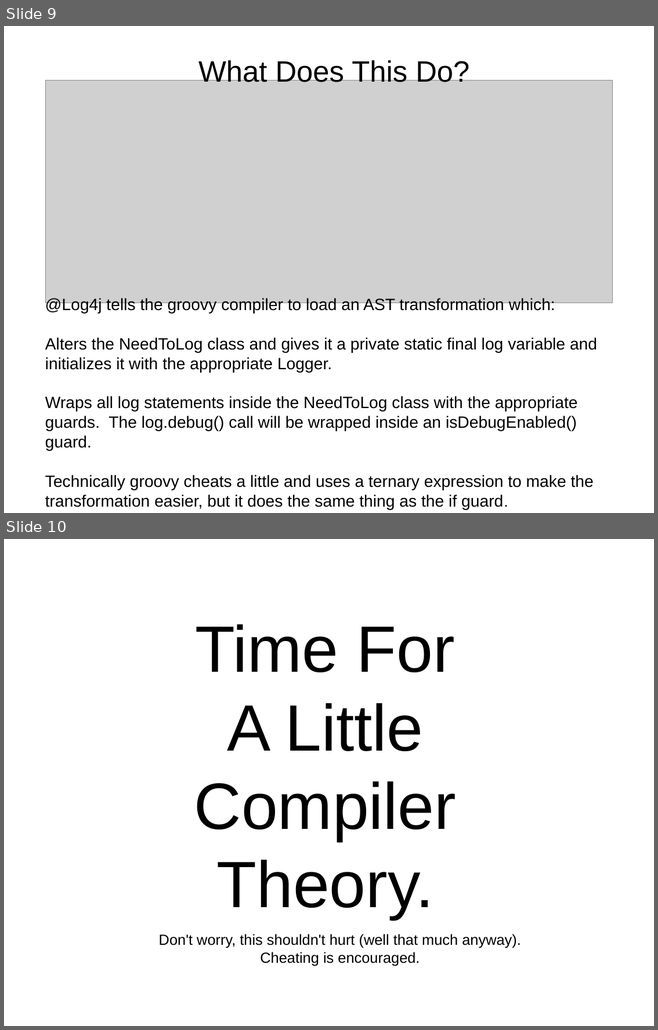
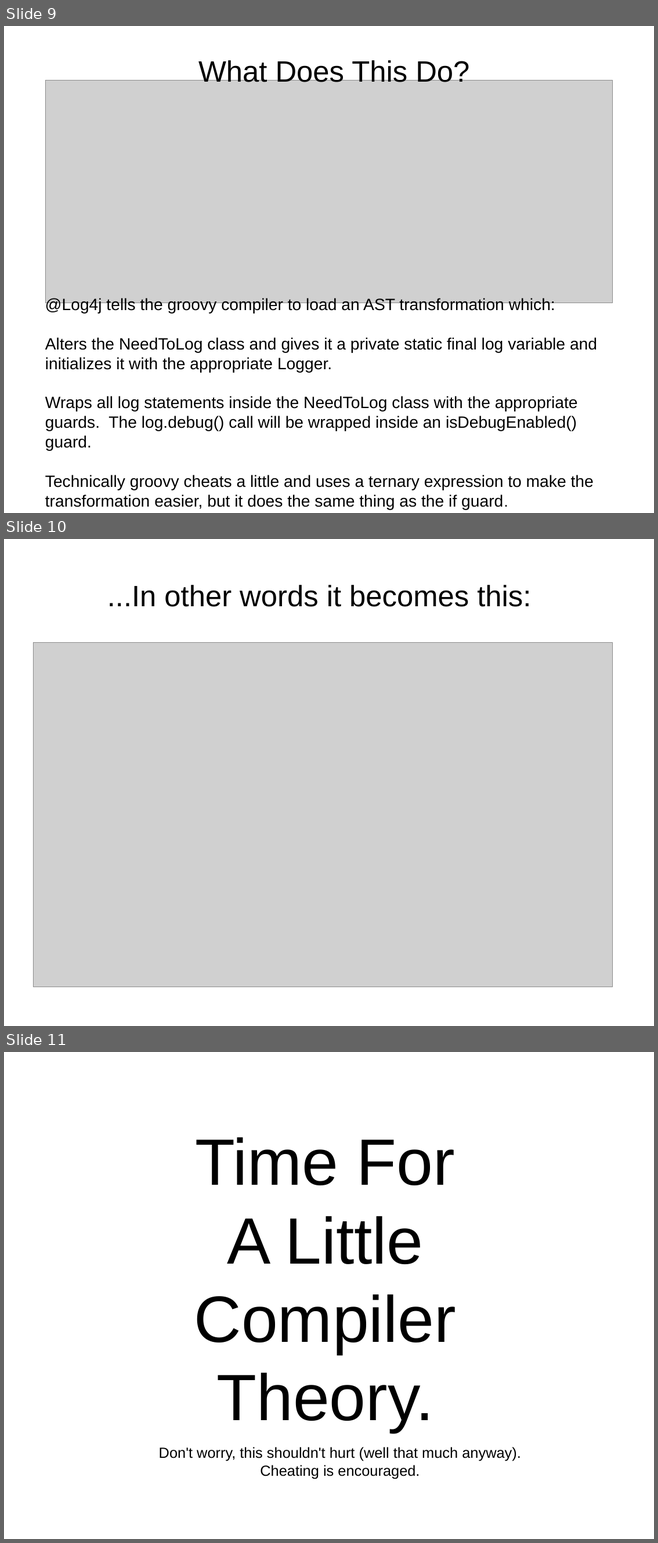
Before and after one commit to dwclark/AstTransformations, a slide deck: ast.odp. Shown one above the other, each under a label of ours: slides 9 and 10 before the commit, slides 9, 10 and 11 after it. The pictures are 658x1030 and 658x1543 pixels, drawn with LibreOffice and Linux fonts; fonts in the diff are those of the drawing; grey boxes stand for pictures. Boxes give left, top, right and bottom in pixels: in the first picture for what was removed or moved away, otherwise in the second. Text is boxed around its words. In the diff, an @@ line names an element or a change of style, - is before the commit and + after.

```diff
--- a/ast.odp
+++ b/ast.odp
@@ slide 10 added at [4,539,654,1026], background #FFFFFF @@
@@ text added at [107,585,531,607], 36 pt, text #000000 @@
+...In other words it becomes this:
@@ picture added at [34,642,612,987] @@
@@ what was slide 10 is now slide 11 @@
```
Also in this commit, not shown: 7 slides changed, 3 other files.
